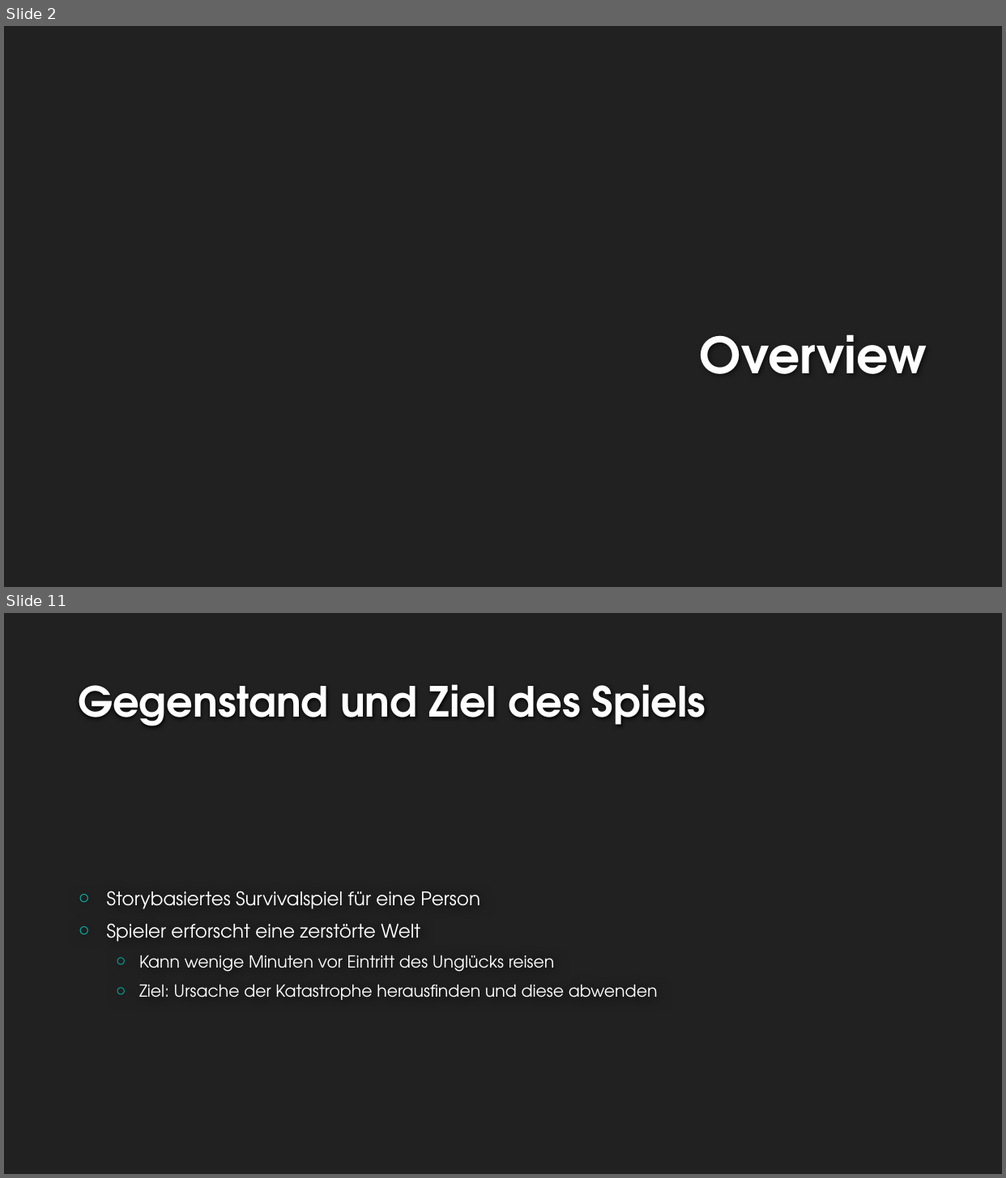
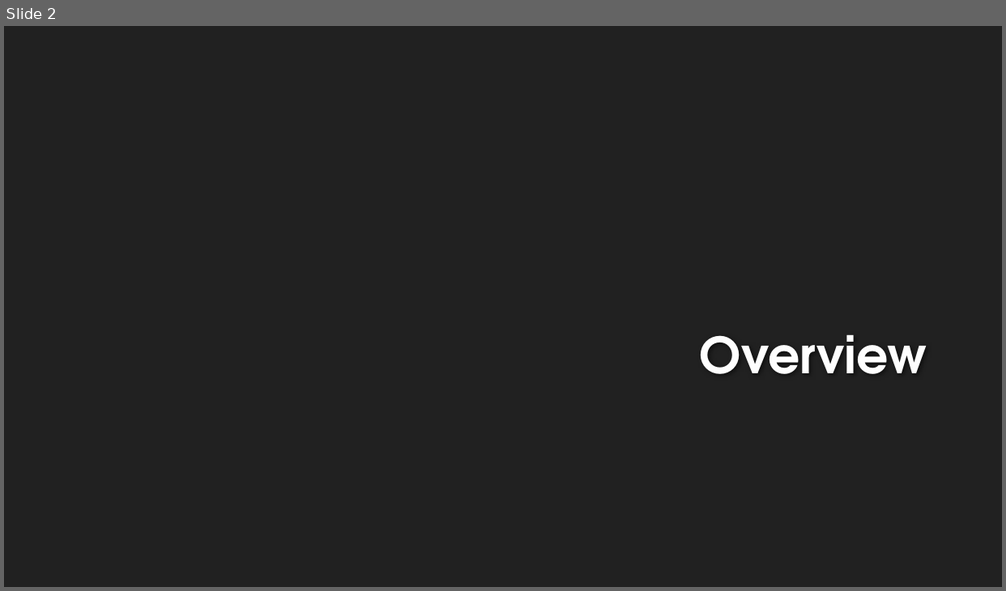
Before and after one commit to EmKaCe/DoctorWhy, a slide deck: Information/Präsentation.pptx. Shown one above the other, each under a label of ours: slides 2 and 11 before the commit, slide 2 after it; the slides between them are not shown. The pictures are 1006x1178 and 1006x591 pixels, drawn with LibreOffice and Linux fonts; fonts in the diff are those of the drawing; background and template pictures are left out. Boxes give left, top, right and bottom in pixels: in the first picture for what was removed or moved away, otherwise in the second. Text is boxed around its words. In the diff, an @@ line names an element or a change of style, - is before the commit and + after.

```diff
--- a/Information/Präsentation.pptx
+++ b/Information/Präsentation.pptx
@@ slide 11 removed at (4, 613, 1002, 1174), background picture (left out) @@
@@ title removed at (78, 684, 706, 726) @@
-Gegenstand und Ziel des Spiels
@@ text removed at (107, 891, 658, 1000) @@
-○ Storybasiertes Survivalspiel für eine Person
-○ Spieler erforscht eine zerstörte Welt
-  ○ Kann wenige Minuten vor Eintritt des Unglücks reisen
-  ○ Ziel: Ursache der Katastrophe herausfinden und diese abwenden
```
Also in this commit, not shown: 3 slides changed, 12 slides added, 17 other slides removed.
